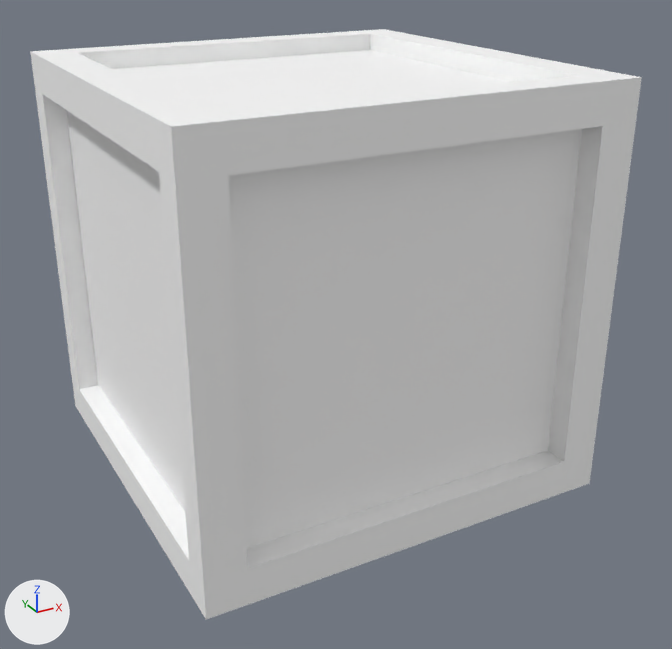
What one commit did to the glTF model assets/synty/simple_fantasy/models/SF_Prop_Crate_01.glb.
The view is the same before and after, from a camera (50 mm lens) standing at (-0.01082, -0.02104, 0.00872) and looking at (0.00028, -0.00084, -0.00137). Arrows for +X, +Y and +Z are at lower left; the lights stay in place.

Before the edit, the objects in view are built like this:
```python
mat_lambert1 = principled_material('lambert1')
mat_lambert1.base_color = (1.0, 1.0, 1.0)  # white #ffffff
mat_lambert1.roughness = 0.553
me_mesh = bpy.data.meshes.new('Mesh')
me_mesh.from_pydata(...)  # 48 vertices, 108 faces; spans x -0.07558..-0.06448, y -0.16138..-0.15028, z 0.0..0.01078
me_mesh.materials.append(mat_lambert1)  # white #ffffff
ob_sf_prop_crate_01 = bpy.data.objects.new('SF_Prop_Crate_01', me_mesh)
ob_sf_prop_crate_01.location = (0.07003, 0.15583, -0.00539)
```
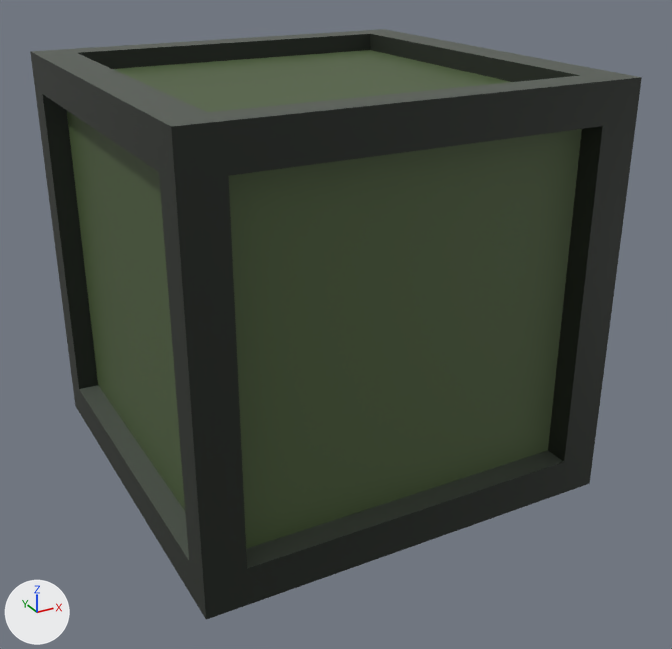
The edits, one by one:
Picture 'Undead_Footman_01' (img_undead_footman_01) is new.
In material 'lambert1' (mat_lambert1), base_color is no longer (1.0, 1.0, 1.0), white #ffffff.
In material 'lambert1' (mat_lambert1), texture is now set to img_undead_footman_01.

Location of each change, (x1, y1, x2, y2) in pixels of the pictures (672 x 649 px):
'SF_Prop_Crate_01', surface changed
    both: (30, 29, 642, 620)
